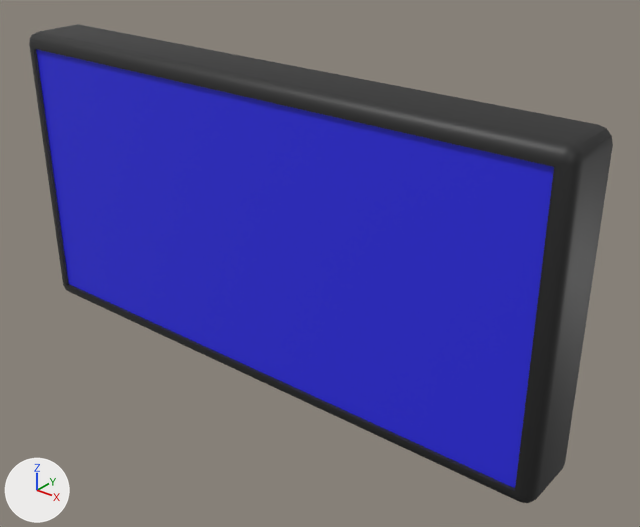
Renders of the Blender file sourceModels/SmallDisplay.blend from each side of a commit.
The view is the same before and after, from a camera (50 mm lens) standing at (1.7, -1.91, 1.61) and looking at (0.16, 0.02, 0.41). Lighting does not change. The marker at lower left points along +X, +Y and +Z.

In view in the first picture: 'Case', 'Glass'.
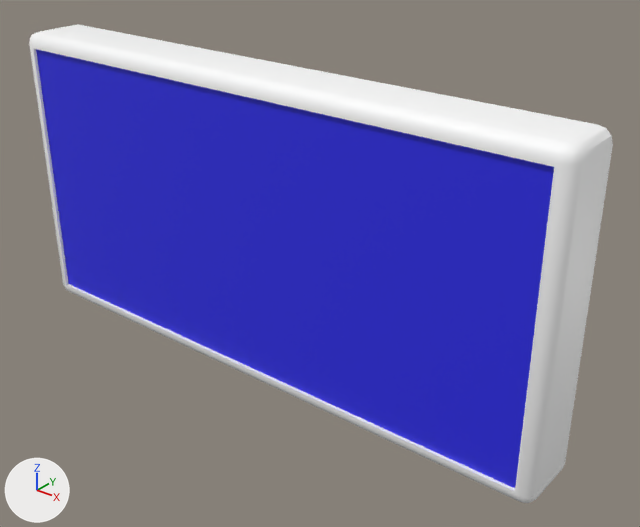
Boxes [x1, y1, x2, y2] around the edits, measured in the pictures (640 x 527 px):
'Case', recoloured
    both: [29, 24, 613, 503]

What the commit changed:
Material 'case_mat' (mat_case_mat) changes colour from black #252525 to white #ffffff; in linear values from (0.0188, 0.0188, 0.0188) to (1.0, 1.0, 1.0).
